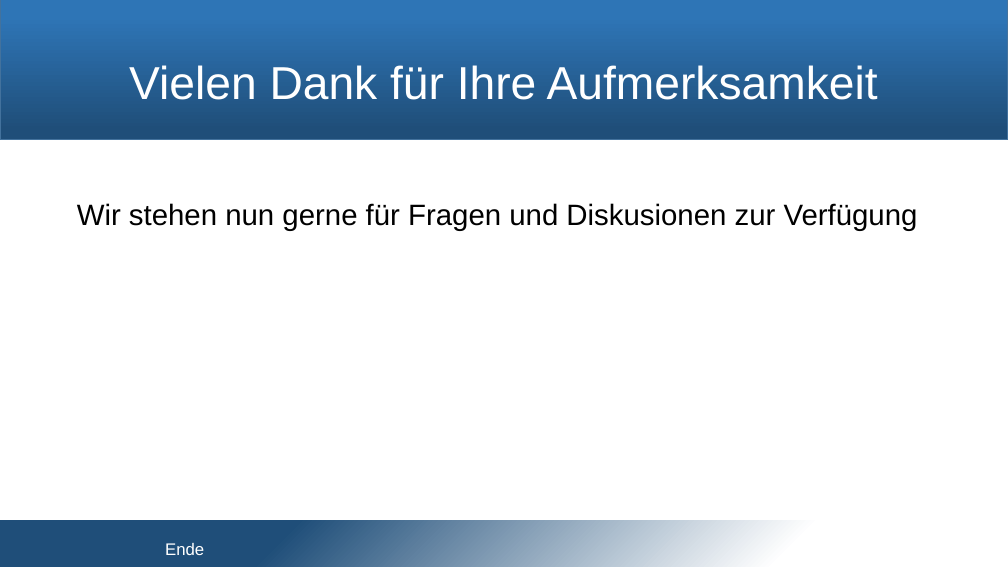
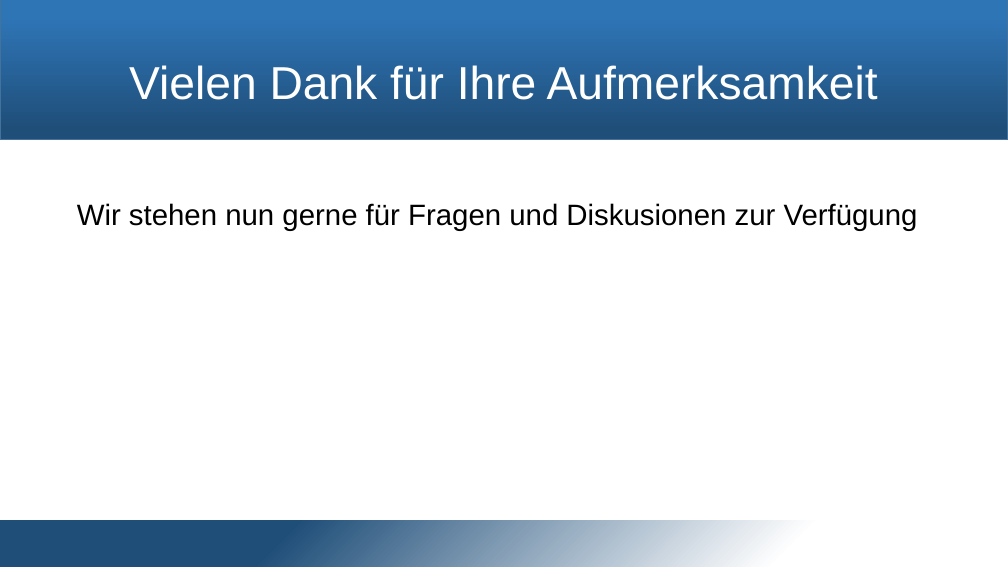
Before and after one commit to snobz/Seminar_BS_2017, a slide deck: slide 24 of Päsi/Seminar Betriebssysteme.pptx. Drawn at 1008x567 pixels with LibreOffice and Linux fonts; fonts in the diff are those of the drawing; background and template pictures are left out. Boxes give left, top, right and bottom in pixels: in the first picture for what was removed or moved away, otherwise in the second. Text is boxed around its words. In the diff, an @@ line names an element or a change of style, - is before the commit and + after.

```diff
--- a/Päsi/Seminar Betriebssysteme.pptx
+++ b/Päsi/Seminar Betriebssysteme.pptx
@@ text removed at (165, 543, 204, 555) @@
-Ende
```
Also in this commit, not shown: 8 other slides changed.
